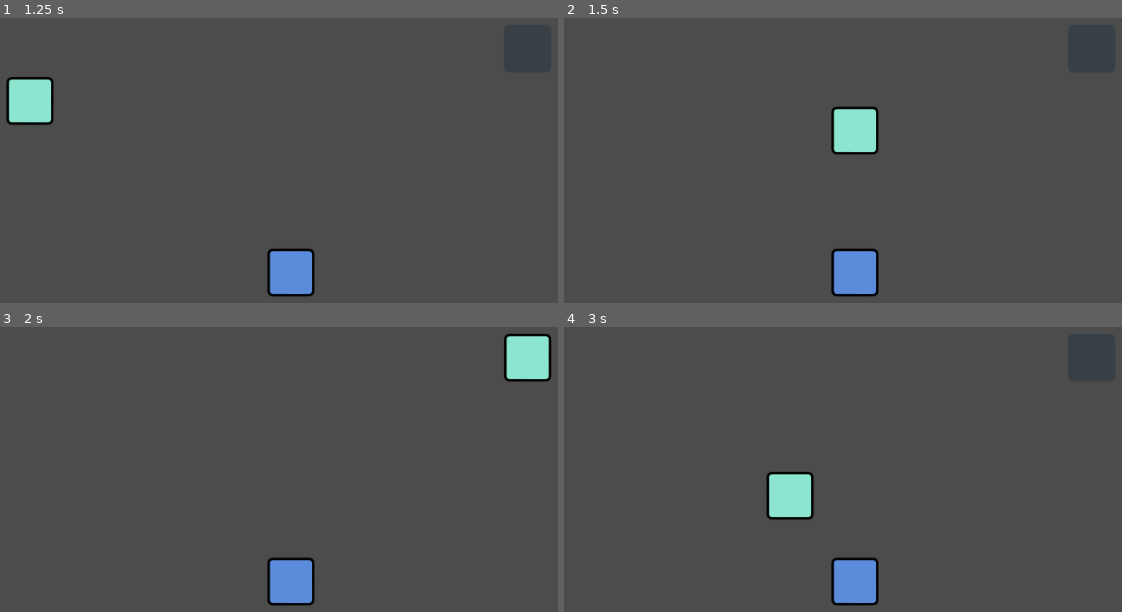
Above: before the commit, frames 1-4 (two rows, left to right).
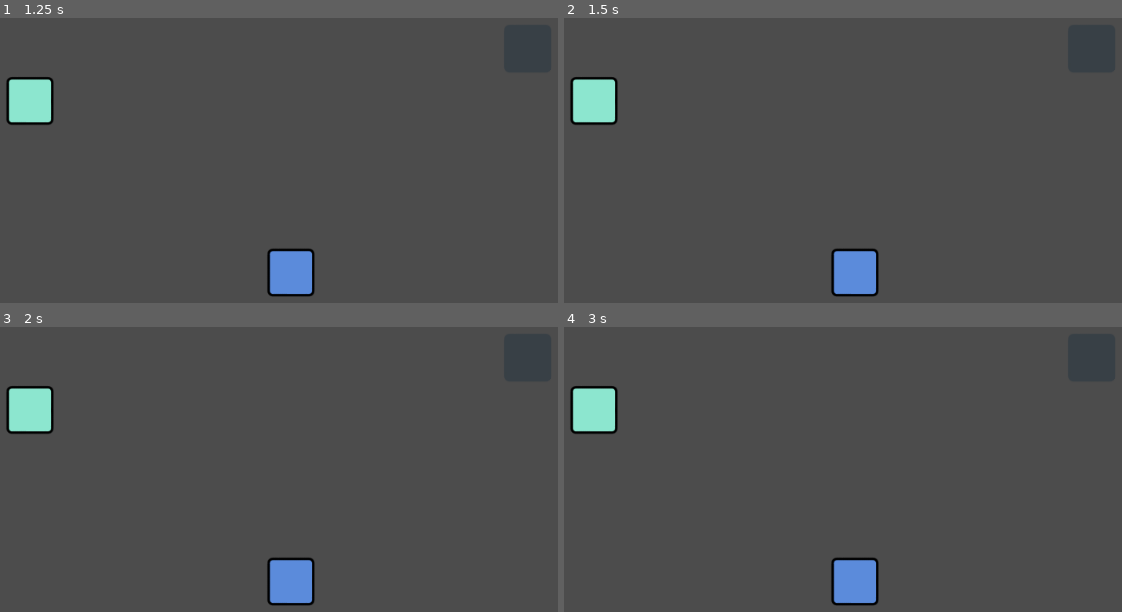
Above: after the commit, the same moments.

Repository: ikhtopod/splash-of-contacts-prototype
Game: Godot game, scene res://Demo/Demo.tscn
Same seed, same stepped clock (60 frames per second), same inputs: the game is played once before the commit and once after it.
Inputs (mouse positions are in pixels of both pictures, inside the frame that each line leads up to):
- Up to frame 1 (1.25 s): tap Enter at 0.5 s; move the mouse to (507, 123) at 0.52 s; click (507, 123) at 0.67 s
- Up to frame 2 (1.5 s): tap Space at 1.25 s; drag from (736, 171) to (1094, 49) at 1.27 s
- Up to frame 3 (2 s): no input
- Up to frame 4 (3 s): tap Enter at 2 s; move the mouse to (976, 352) at 2.02 s; click (976, 352) at 2.17 s; tap Space at 2.75 s; drag from (859, 549) to (658, 386) at 2.77 s

Frame 1 is identical in both runs. In frame 2, 2.9% of the frame differs, in the area x 1-57%, y 20-49%; in frame 3, 2.8%; in frame 4, 2.9%, in the area x 1-45%, y 20-68%.

Commit message:
updated scripts

Diff:
--- a/Demo/player.gd
+++ b/Demo/player.gd
@@ -1,9 +1,4 @@
 extends KinematicBody2D
 
-onready var dragging = false
-
 func _input(event):
-	if (event is InputEventScreenTouch): # need detect collision
-		dragging = event.pressed
-	elif (event is InputEventScreenDrag) and dragging:
-		position = event.position
+    pass
--- a/Demo/zone.gd
+++ b/Demo/zone.gd
@@ -1,4 +1,4 @@
 extends Area2D
 
 func _on_zone_body_entered(body):
-	print(body)
+    print(body)
